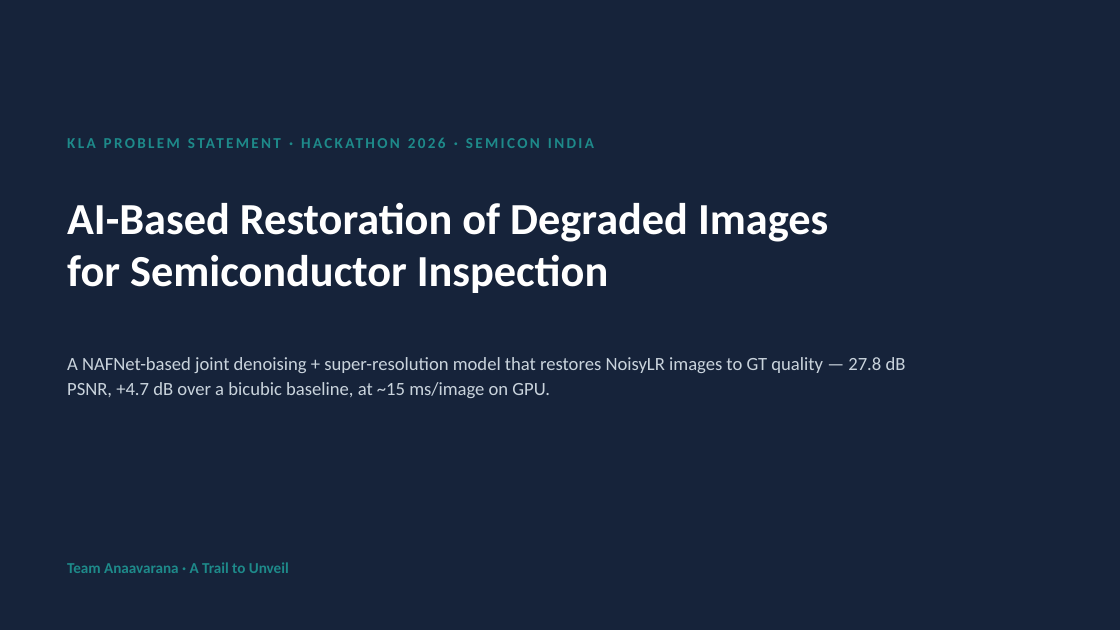
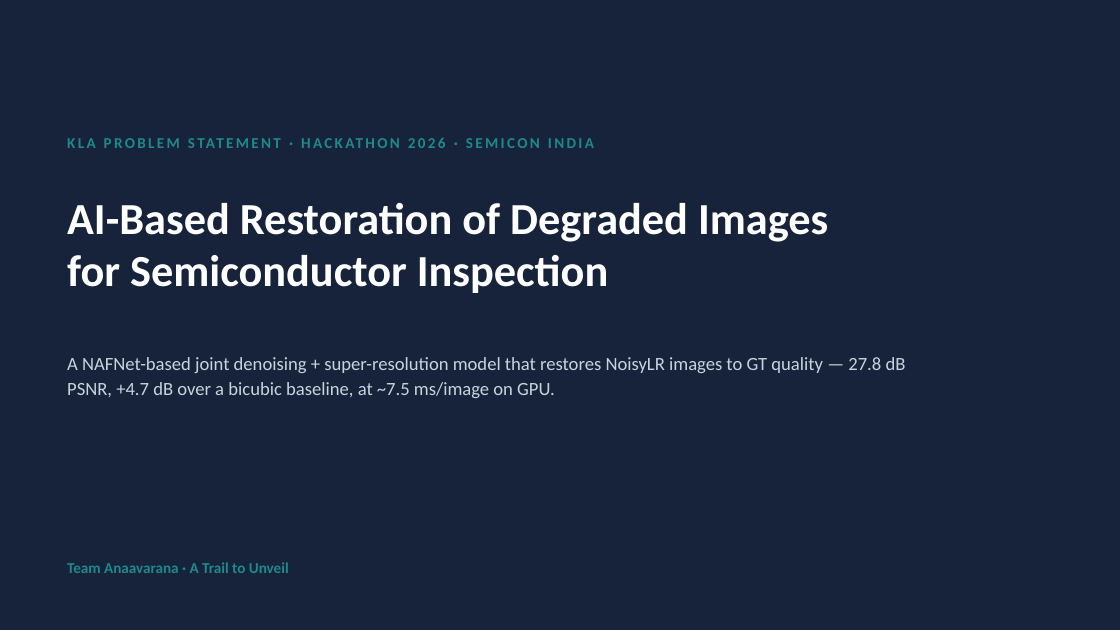
Before and after one commit to Nag123-tel/kla-restoration, a slide deck: slide 1 of solution_presentation.pptx. Drawn at 1120x630 pixels with LibreOffice and Linux fonts; fonts in the diff are those of the drawing. Boxes give left, top, right and bottom in pixels: in the first picture for what was removed or moved away, otherwise in the second. Text is boxed around its words. In the diff, an @@ line names an element or a change of style, - is before the commit and + after.

```diff
--- a/solution_presentation.pptx
+++ b/solution_presentation.pptx
@@ text at (x1=67, y1=357, x2=906, y2=398): text changed @@
-A NAFNet-based joint denoising + super-resolution model that restores NoisyLR images to GT quality — 27.8 dB PSNR, +4.7 dB over a bicubic baseline, at ~15 ms/image on GPU.
+A NAFNet-based joint denoising + super-resolution model that restores NoisyLR images to GT quality — 27.8 dB PSNR, +4.7 dB over a bicubic baseline, at ~7.5 ms/image on GPU.
```
Also in this commit, not shown: 5 other slides changed.
